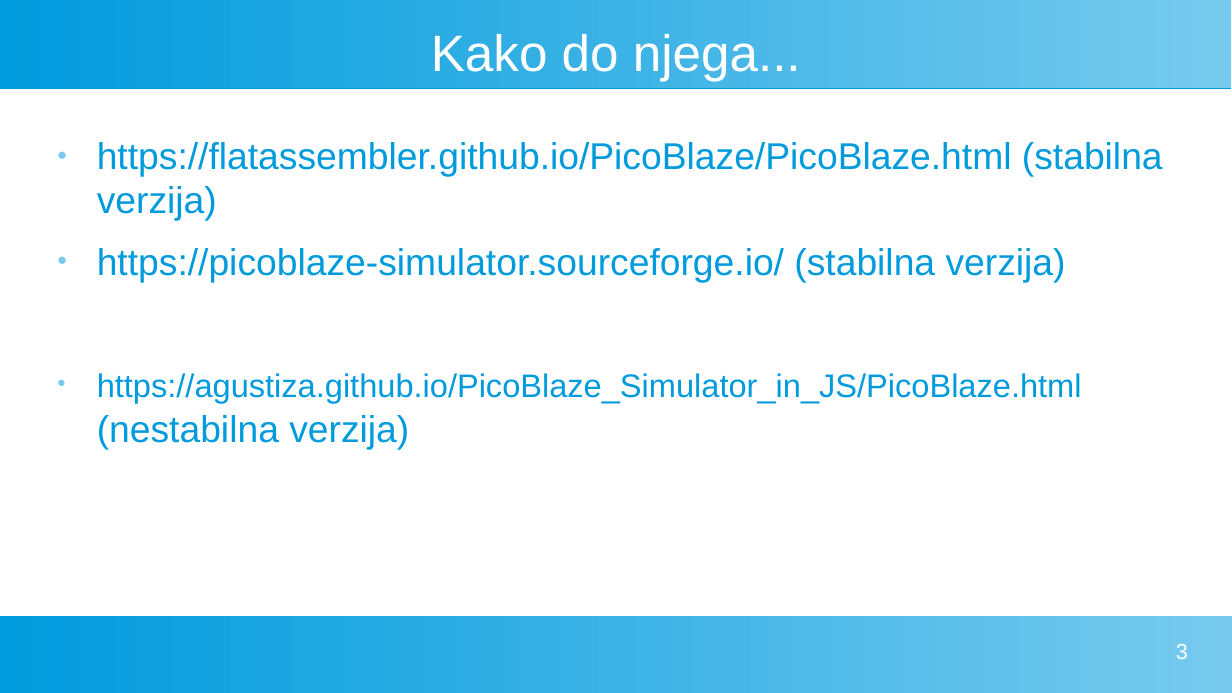
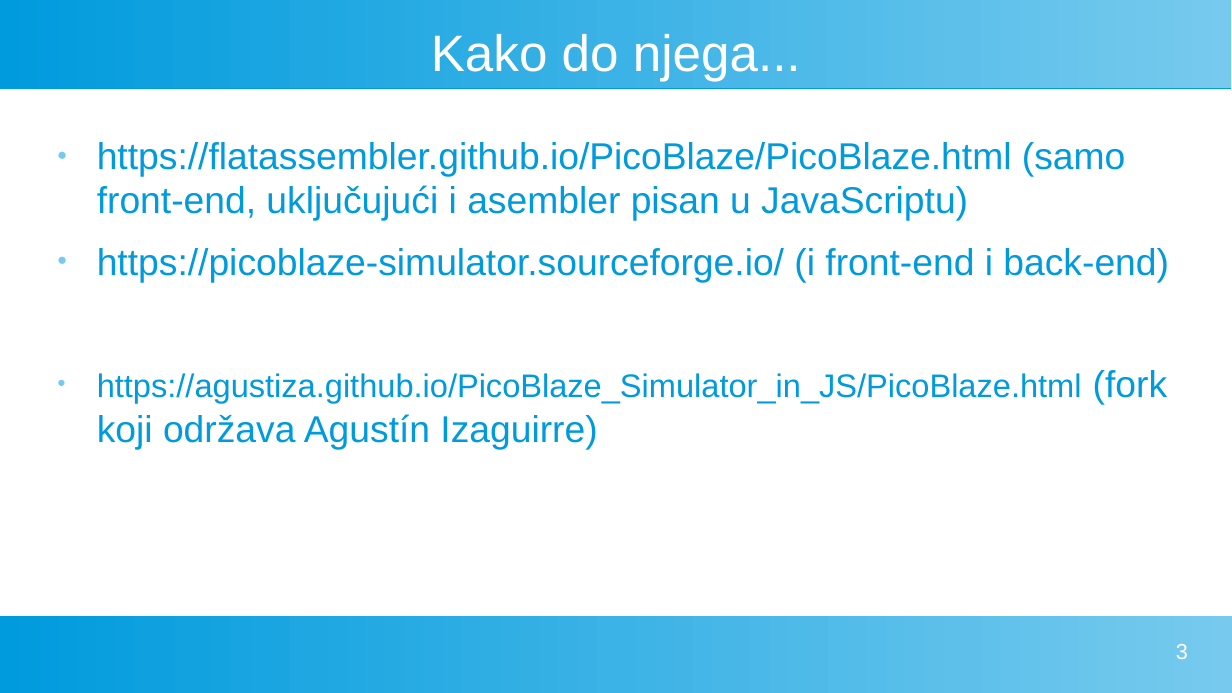
Before and after one commit to FlatAssembler/PicoBlaze_Simulator_in_JS, a slide deck: slide 3 of seminar/PicoBlaze.odp. Drawn at 1232x693 pixels with LibreOffice and Linux fonts; fonts in the diff are those of the drawing. Boxes give left, top, right and bottom in pixels: in the first picture for what was removed or moved away, otherwise in the second. Text is boxed around its words. In the diff, an @@ line names an element or a change of style, - is before the commit and + after.

Commit message:
Mentioned the back-end in the presentation

```diff
--- a/seminar/PicoBlaze.odp
+++ b/seminar/PicoBlaze.odp
@@ text at <box>97,142,1169,449</box>: text changed @@
-● https://flatassembler.github.io/PicoBlaze/PicoBlaze.html (stabilna verzija)
-● https://picoblaze-simulator.sourceforge.io/ (stabilna verzija)
-● https://agustiza.github.io/PicoBlaze_Simulator_in_JS/PicoBlaze.html (nestabilna verzija)
+● https://flatassembler.github.io/PicoBlaze/PicoBlaze.html (samo front-end, uključujući i asembler pisan u JavaScriptu)
+● https://picoblaze-simulator.sourceforge.io/ (i front-end i back-end)
+● https://agustiza.github.io/PicoBlaze_Simulator_in_JS/PicoBlaze.html (fork koji održava Agustín Izaguirre)
```
Also in this commit, not shown: 1 slide added, 1 other file.
